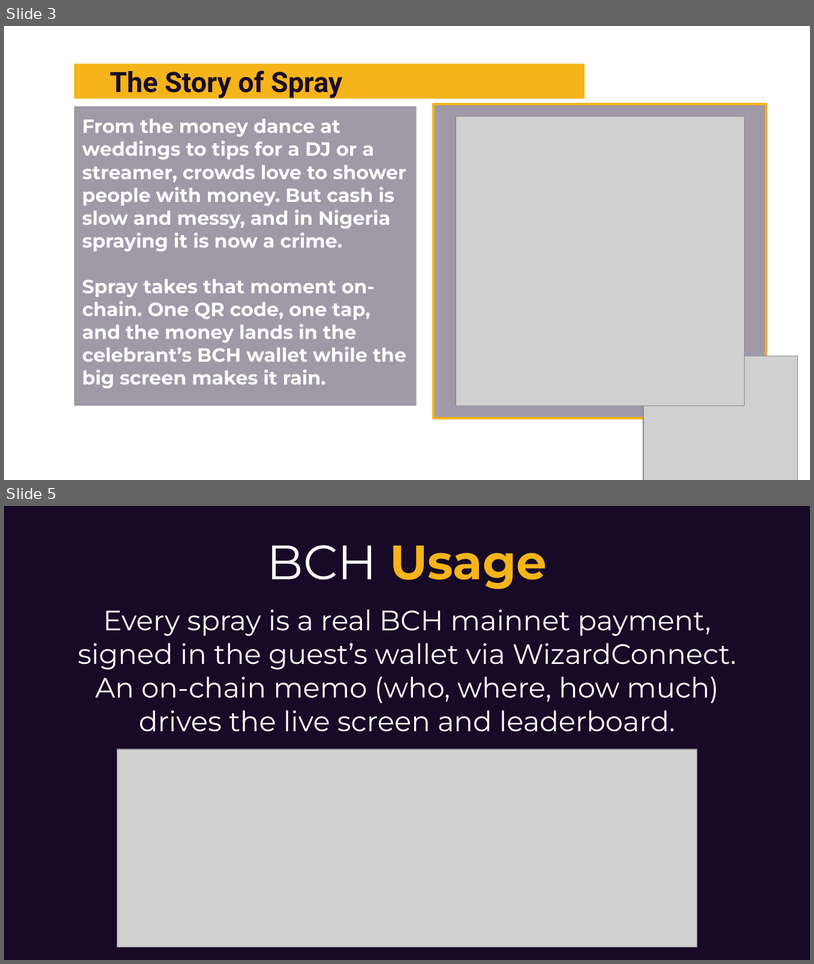
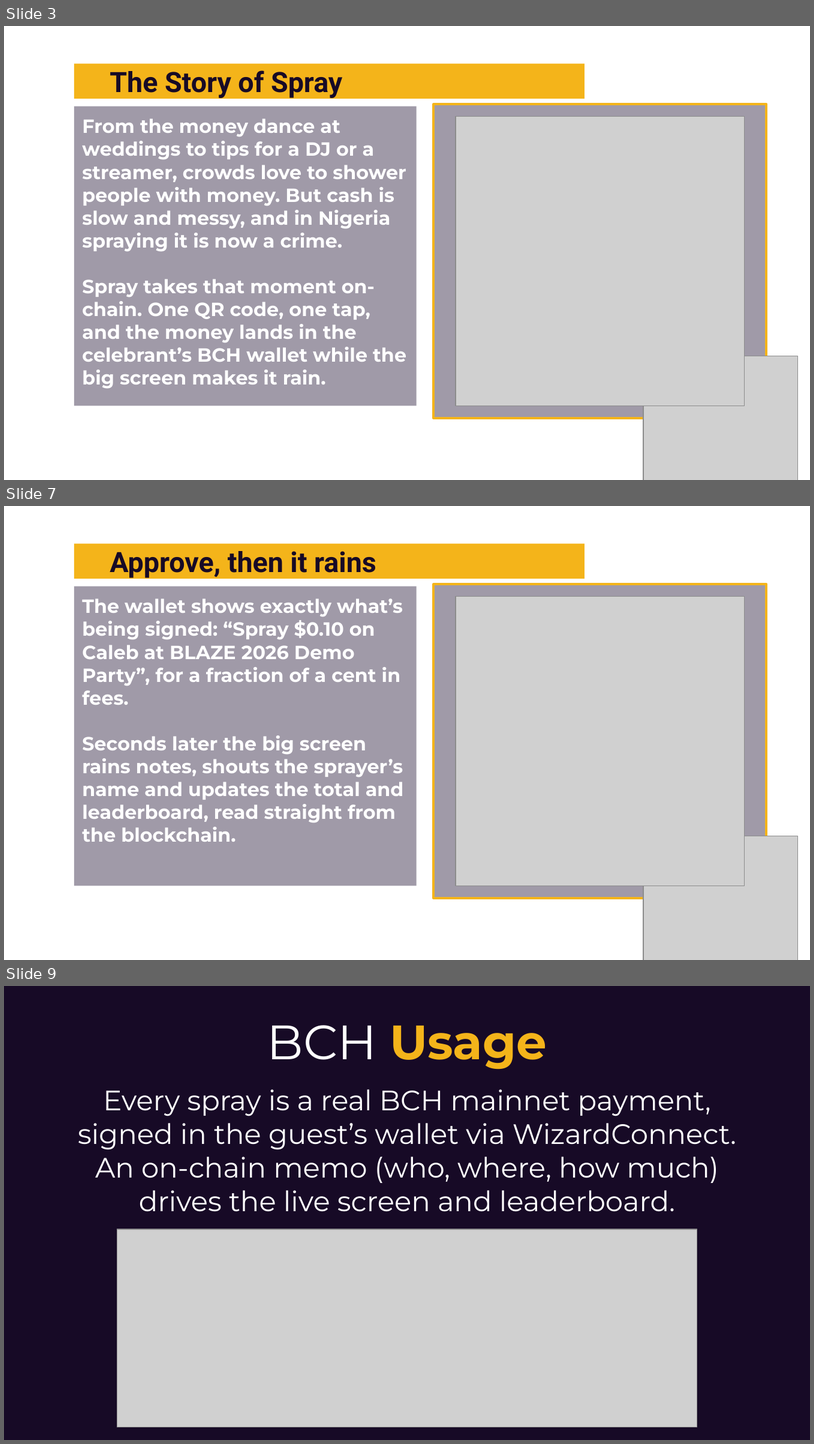
Before and after one commit to blockchaincali/spray, a slide deck: docs/Spray-BLAZE-2026.pptx. Shown one above the other, each under a label of ours: slides 3 and 5 before the commit, slides 3, 7 and 9 after it; the slides between them are not shown. The pictures are 814x964 and 814x1444 pixels, drawn with LibreOffice and Linux fonts; fonts in the diff are those of the drawing; grey boxes stand for pictures; background and template pictures are left out. Boxes give left, top, right and bottom in pixels: in the first picture for what was removed or moved away, otherwise in the second. Text is boxed around its words. In the diff, an @@ line names an element or a change of style, - is before the commit and + after.

```diff
--- a/docs/Spray-BLAZE-2026.pptx
+++ b/docs/Spray-BLAZE-2026.pptx
@@ slide 7 added at (4,506,810,960), background picture (left out) @@
@@ rectangle added at (74,544,585,579), fill #F4B41A @@
@@ text added at (110,551,377,578), 25 pt, text #170A26, bold @@
+Approve, then it rains
@@ rectangle added at (74,586,417,885), fill #1A0B2C at 41% opacity, 17 pt, text #FFFFFF, bold @@
+The wallet shows exactly what’s being signed: “Spray $0.10 on Caleb at BLAZE 2026 Demo Party”, for a fraction of a cent in fees.
+Seconds later the big screen rains notes, shouts the sprayer’s name and updates the total and leaderboard, read straight from the blockchain.
@@ rectangle added at (434,584,767,898), fill #1A0B2C at 41% opacity, outline #F4B41A 2.25 pt @@
@@ picture added at (456,597,745,886) @@
@@ picture added at (644,836,797,960) @@
@@ what was slide 5 is now slide 9 @@
```
Also in this commit, not shown: 6 other slides added, 1 other file.
